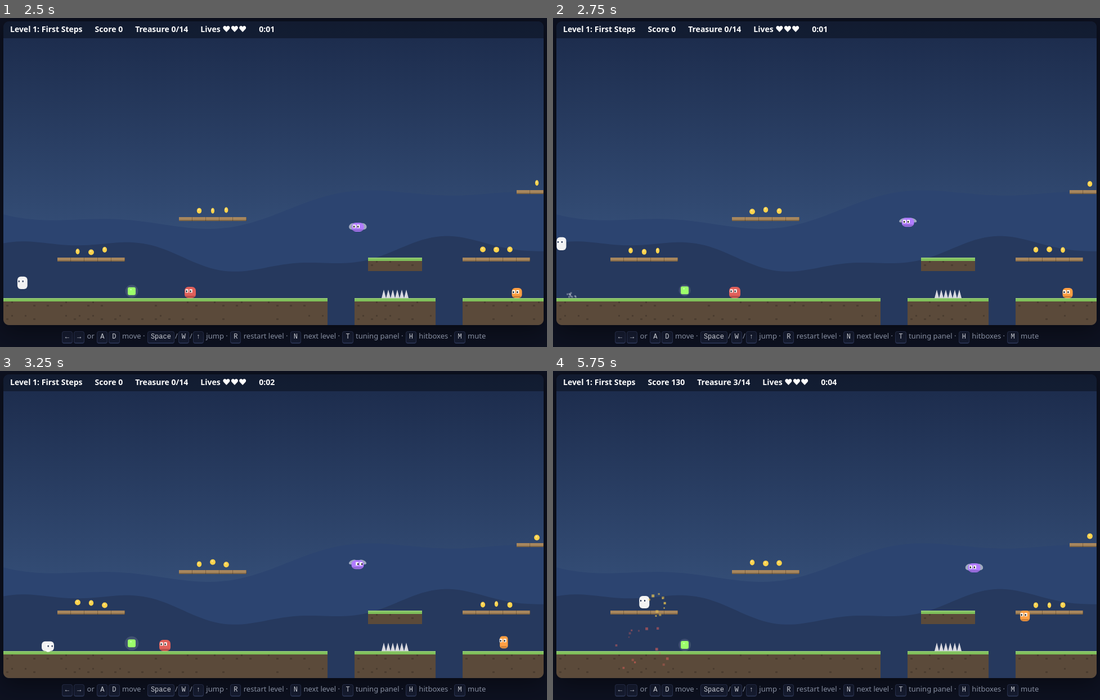
Above: before the commit, frames 1-4 (two rows, left to right).
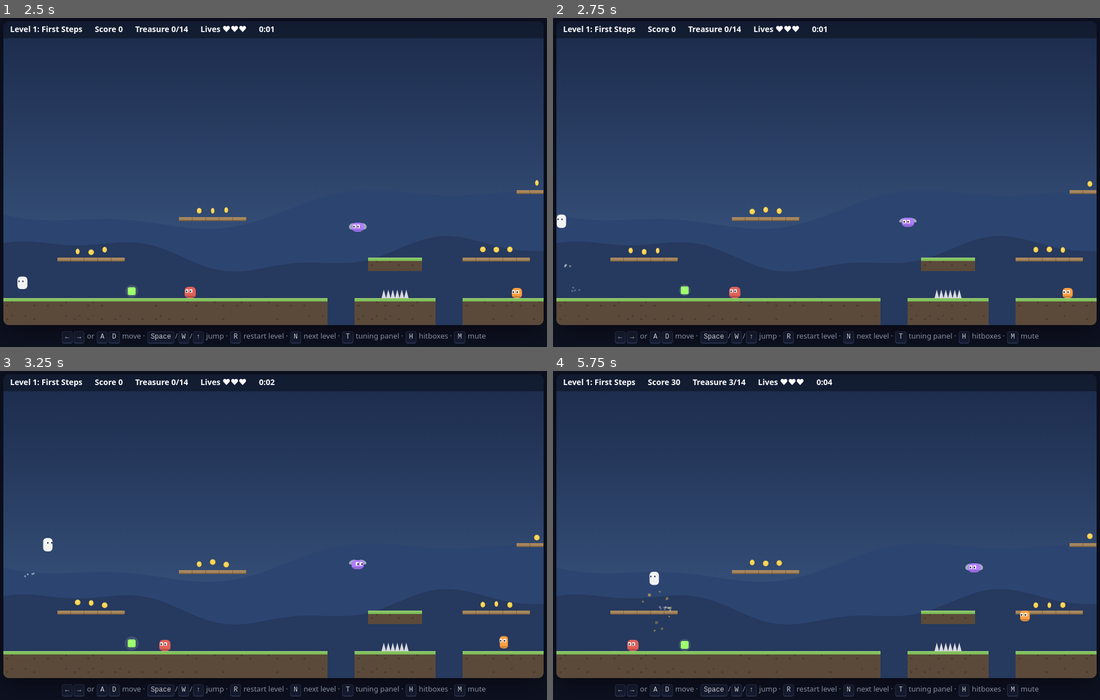
Above: after the commit, the same moments.

Repository: J0rg3Ru1z12/platformer
Game: browser game, page index.html
Same seed, same stepped clock (60 frames per second), same inputs: the game is played once before the commit and once after it.
Inputs (mouse positions are in pixels of both pictures, inside the frame that each line leads up to):
- Up to frame 1 (2.5 s): click (273, 172) at 0.27 s; hold Right 1.03-1.53 s; tap Space at 1.1, 1.6, 2.1 s; hold Down 1.58-1.85 s; hold Left 1.9-2.47 s
- Up to frame 2 (2.75 s): hold Up from 2.52 s (still down); tap Space at 2.6 s
- Up to frame 3 (3.25 s): release Up at 2.82 s; hold Right from 2.87 s (still down); tap Space at 3.1 s
- Up to frame 4 (5.75 s): release Right at 3.53 s; hold Up 3.58-3.82 s; tap Space every 0.5 s from 3.6 to 5.6 s; hold Left 3.87-4.3 s; hold Down 4.35-4.68 s; hold Right 4.73-5.23 s; hold Down 5.28-5.55 s; hold Left from 5.6 s (still down)

Frame 1 is identical in both runs. In frame 2, 0.2% of the frame differs, in the area x 0-5%, y 59-86%; in frame 3, 0.1%; in frame 4, 0.6%, in the area x 11-52%, y 2-91%.

Commit message:
created a new enemy "runner", added a new level, changed flag color, and added 3 air jumps

Diff:
--- a/student/entities.js
+++ b/student/entities.js
@@ -84,7 +84,16 @@
   },
 
   // <-- paste your new enemy here
-
+  speeder: {
+    movement: "chase",
+    speed: 100,
+    width: 18,
+    height: 16,
+    color: "#332b2b",
+    stompable: true,
+    points: 300,
+    turnsAtLedges: true,
+  },
 };
 
 
@@ -175,4 +184,5 @@
   "H": { kind: "enemy",  name: "hopper" },
 
   // <-- add your new letters here
+  "R": { kind: "enemy", name: "speeder"},
 };
--- a/student/levels.js
+++ b/student/levels.js
@@ -103,11 +103,11 @@
 ................................................
 ................................................
 ................................................
-................................................
-................................................
-................................................
-................................................
-.P............................................G.
+................R...............................
+.........==.....==.....==.....==.................
+.....==......=......=.....==.....R..............
+..ooo............................==.............
+.P......^^^^^^.....^^^^......R.......R....R...G.
 ################################################
 ################################################
 `,
--- a/student/theme.js
+++ b/student/theme.js
@@ -26,6 +26,6 @@
   player:       "#f2f2f2",   // the player
   playerEyes:   "#1b2a4a",   // the player's eyes
 
-  goal:         "#ffd34d",   // the goal flag
+  goal:         "#4dffa3",   // the goal flag
   text:         "#ffffff",   // score and messages
 };
--- a/student/tuning.js
+++ b/student/tuning.js
@@ -89,7 +89,7 @@
      Then ask yourself: did it make your level too easy?
      Assignment: Part 2, Hole 3.                                           */
 
-  MAX_AIR_JUMPS: 0,
+  MAX_AIR_JUMPS: 3,
 
 
   // ----- Other -------------------------------------------------------------
